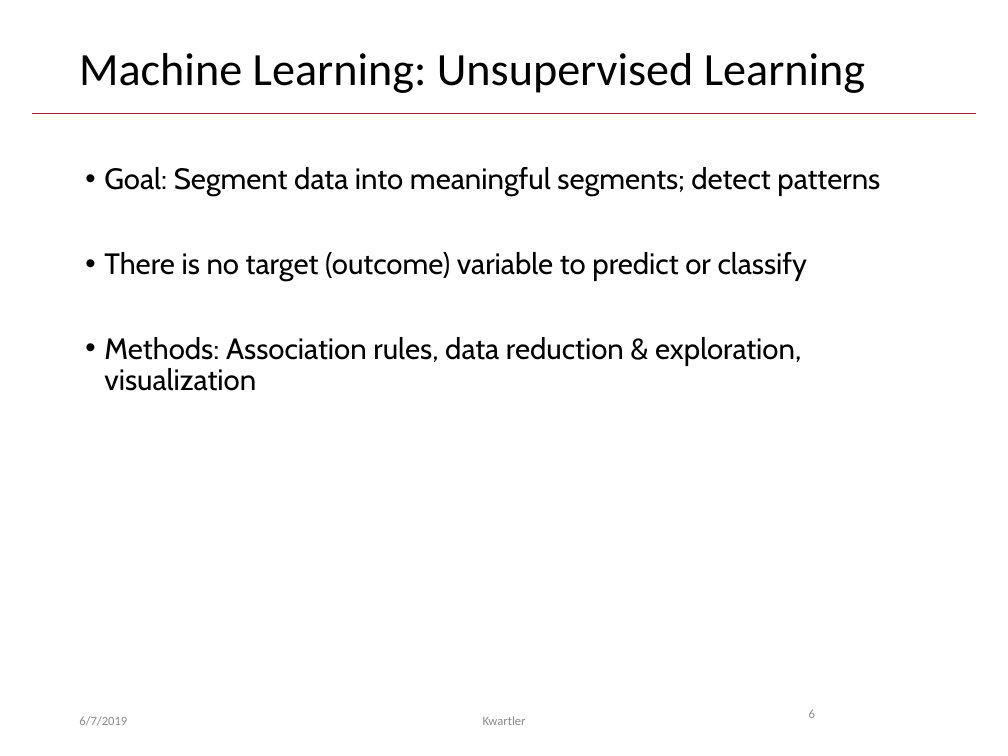
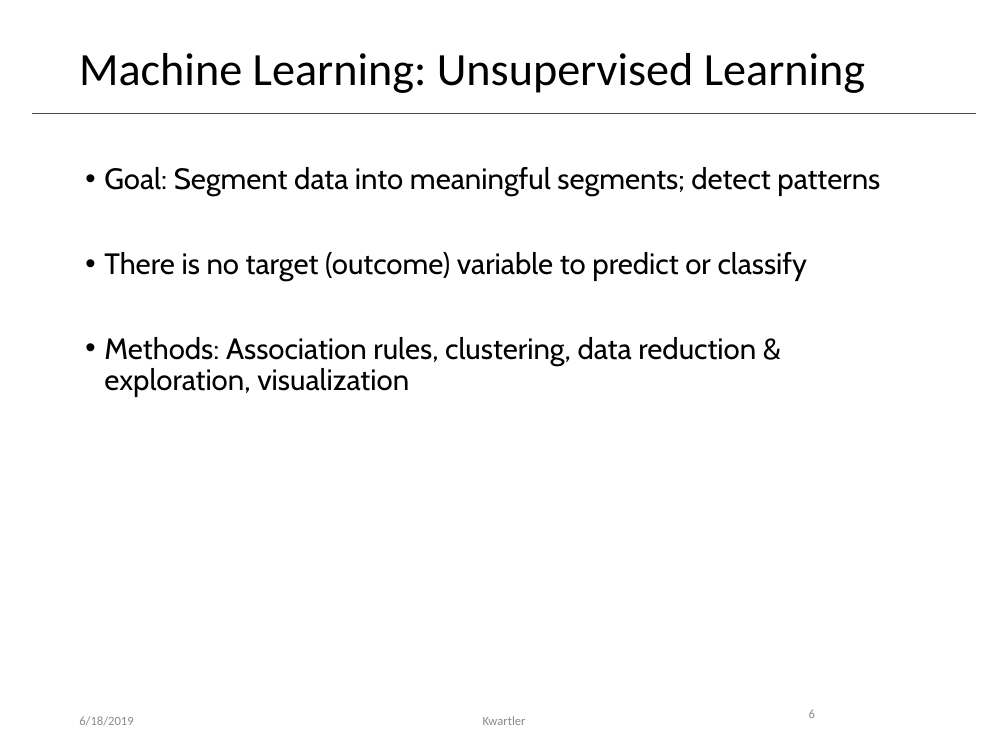
Before and after one commit to kwartler/GSERM_TextMining, a slide deck: slide 6 of C_Wednesday/GSERM_Wedsnesday_UnsupervisedApproaches.pptx. Drawn at 1008x756 pixels with LibreOffice and Linux fonts; fonts in the diff are those of the drawing; background and template pictures are left out. Boxes give left, top, right and bottom in pixels: in the first picture for what was removed or moved away, otherwise in the second. Text is boxed around its words. In the diff, an @@ line names an element or a change of style, - is before the commit and + after.

```diff
--- a/C_Wednesday/GSERM_Wedsnesday_UnsupervisedApproaches.pptx
+++ b/C_Wednesday/GSERM_Wedsnesday_UnsupervisedApproaches.pptx
@@ text at (x1=104, y1=337, x2=756, y2=397): text changed @@
-• Methods: Association rules, data reduction & exploration, visualization
+• Methods: Association rules, clustering, data reduction & exploration, visualization
@@ text at (x1=79, y1=716, x2=133, y2=726): text changed @@
-6/7/2019
+6/18/2019
```
Also in this commit, not shown: 42 other slides changed, 1 other file.
